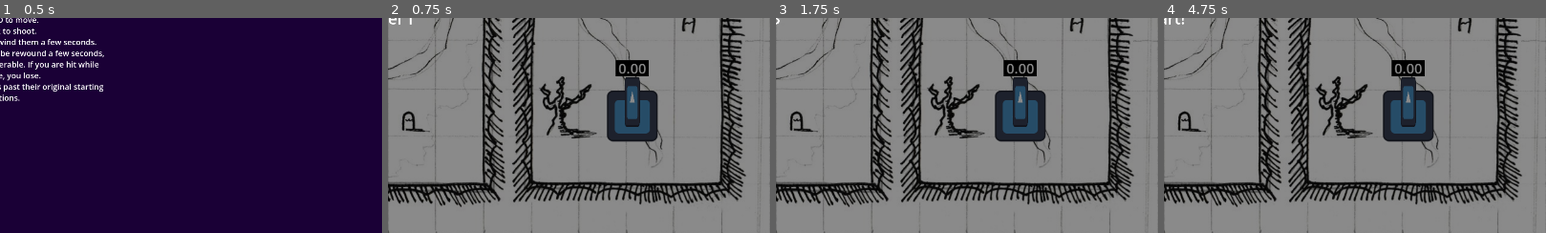
Above: before the commit, frames 1-4 (left to right).
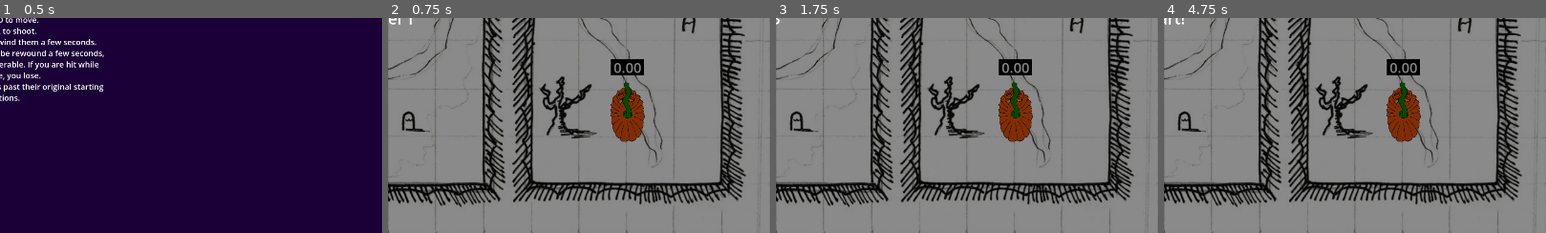
Above: after the commit, the same moments.

Repository: AugWii/GMTK-Game-Jam-Project
Game: Godot game, scene res://scenes/main.tscn
Same seed, same stepped clock (60 frames per second), same inputs: the game is played once before the commit and once after it. The engine's default icon, where the game draws it, is replaced by a stand-in: a white triangle on a blue panel in a dark square.
Inputs (mouse positions are % of the whole screen's width and height, from its top left):
- Up to frame 1 (0.5 s): no input
- Up to frame 2 (0.75 s): click "Play" at 0.5 s
- Up to frame 3 (1.75 s): tap Enter at 1.25 s; move the mouse to (72, 45) at 1.27 s; press the mouse at (72, 45) at 1.28 s; hold D (turn_right) from 1.28 s (still down)
- Up to frame 4 (4.75 s): tap Space at 2, 3.5 s; move the mouse to (30, 55) at 2.02 s; release D (turn_right) at 2.03 s; release the mouse at (30, 55) at 2.03 s; hold S (move_backward) 2.03-2.78 s; click (30, 55) at 2.1 s; tap Enter at 2.75, 4.25 s; move the mouse to (60, 28) at 2.77 s; press the mouse at (60, 28) at 2.78 s; hold D (turn_right) 2.78-3.53 s; move the mouse to (45, 70) at 3.52 s; release the mouse at (45, 70) at 3.53 s; hold W (move_forward) 3.53-4.28 s; click (45, 70) at 3.6 s; move the mouse to (80, 65) at 4.27 s; press the mouse at (80, 65) at 4.28 s; hold A (turn_left) from 4.28 s (still down)
The pictures show only the part of the screen within x 50-100%, y 50-100%; the shares and areas given below are measured in that part.

Frame 1 is identical in both runs. In frame 2, 3.9% of the frame differs, in the area x 57-71%, y 19-58%; in frame 3, 3.9%; in frame 4, 3.9%.

Commit message:
enemy setup set up

Diff:
--- a/scenes/Level 1.tscn
+++ b/scenes/Level 1.tscn
@@ -5,7 +5,8 @@
 [ext_resource type="PackedScene" uid="uid://sq8y7301bq28" path="res://scenes/player.tscn" id="2_gpsl1"]
 [ext_resource type="Texture2D" uid="uid://fn88eq2lea8q" path="res://Red Square.png" id="2_kbmnf"]
 [ext_resource type="Texture2D" uid="uid://cstenqe6w0oay" path="res://more textures.png" id="3_8iqp6"]
-[ext_resource type="PackedScene" uid="uid://ca8vckllvengq" path="res://scenes/basic_enemy.tscn" id="3_kbmnf"]
+[ext_resource type="PackedScene" uid="uid://dux2p2fo741hw" path="res://scenes/skeletank.tscn" id="6_4ae40"]
+[ext_resource type="PackedScene" uid="uid://i0migx4j6wdu" path="res://scenes/tank_o_lantern.tscn" id="7_dyqk6"]
 
 [sub_resource type="NavigationPolygon" id="NavigationPolygon_8iqp6"]
 
@@ -97,6 +98,12 @@
 position = Vector2(-610, -226)
 rotation = 3.1415927
 
-[node name="BasicEnemy" parent="." unique_id=1157887588 node_paths=PackedStringArray("player") instance=ExtResource("3_kbmnf")]
-position = Vector2(614, 246)
+[node name="Skeletank" parent="." unique_id=1157887588 node_paths=PackedStringArray("player") instance=ExtResource("6_4ae40")]
+position = Vector2(539, 888)
 player = NodePath("../Player")
+
+[node name="TankOLantern" parent="." unique_id=116635220 node_paths=PackedStringArray("player") instance=ExtResource("7_dyqk6")]
+position = Vector2(602, 244)
+player = NodePath("../Player")
+total_rewind_time = 3.0
+rewind_factor = 4.5
--- a/scenes/tank_o_lantern.tscn
+++ b/scenes/tank_o_lantern.tscn
@@ -55,7 +55,11 @@
 [node name="TankOLantern" type="CharacterBody2D" unique_id=1157887588 node_paths=PackedStringArray("marker_container")]
 collision_layer = 3
 script = ExtResource("1_v65bu")
+move_speed_f = 100.0
+move_speed_b = 90.0
 bullet_scene = ExtResource("2_ek8lu")
+bullet_cap = 3
+total_rewind_time = 4.0
 marker_scene = ExtResource("3_xlxkh")
 marker_container = NodePath("MarkerContainer")
 
